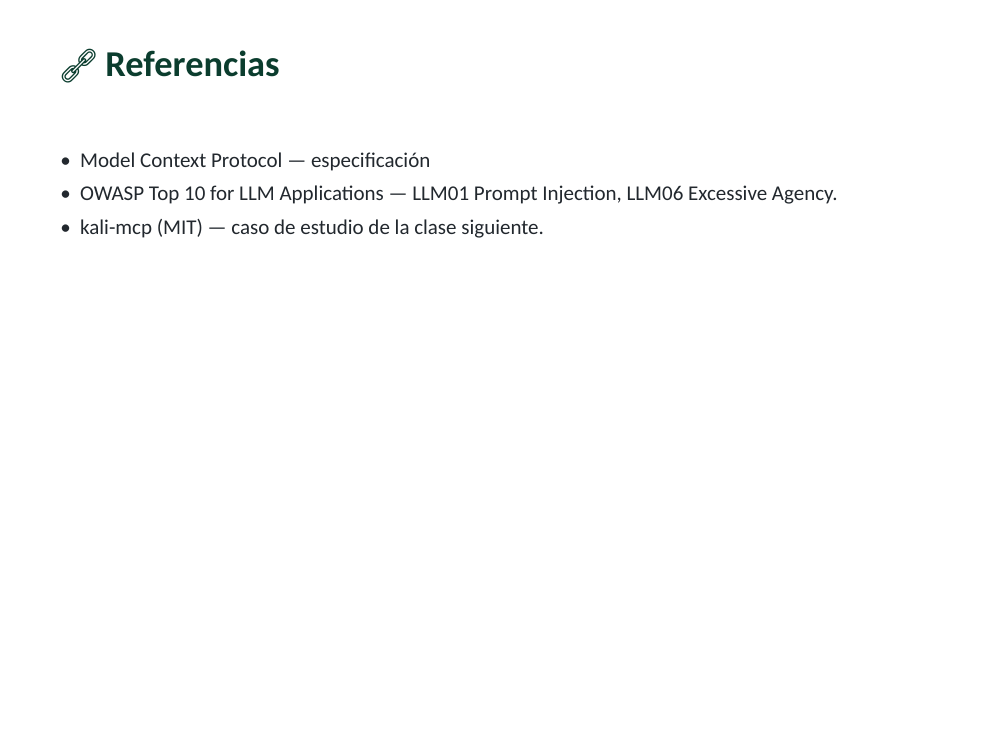
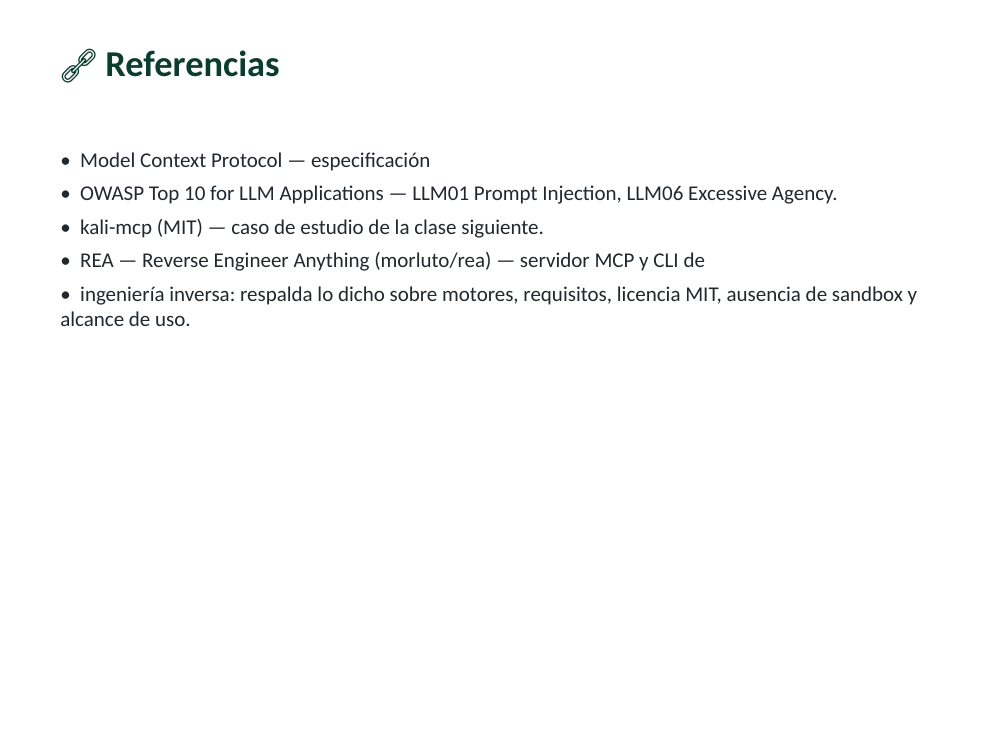
Before and after one commit to vladimiracunadev-create/modern-cybersecurity-program, a slide deck: slide 15 of classes/parte-18-ia-aplicada-a-la-ciberseguridad/332-agentes-de-ia-y-el-model-context-protocol-mcp-para-seguridad/clase-332-presentacion.pptx. Drawn at 1008x756 pixels with LibreOffice and Linux fonts; fonts in the diff are those of the drawing. Boxes give left, top, right and bottom in pixels: in the first picture for what was removed or moved away, otherwise in the second. Text is boxed around its words. In the diff, an @@ line names an element or a change of style, - is before the commit and + after.

```diff
--- a/classes/parte-18-ia-aplicada-a-la-ciberseguridad/332-agentes-de-ia-y-el-model-context-protocol-mcp-para-seguridad/clase-332-presentacion.pptx
+++ b/classes/parte-18-ia-aplicada-a-la-ciberseguridad/332-agentes-de-ia-y-el-model-context-protocol-mcp-para-seguridad/clase-332-presentacion.pptx
@@ text at bbox=[60, 252, 917, 326]: paragraphs added @@
+• REA — Reverse Engineer Anything (morluto/rea) — servidor MCP y CLI de
+• ingeniería inversa: respalda lo dicho sobre motores, requisitos, licencia MIT, ausencia de sandbox y alcance de uso.
```
Also in this commit, not shown: 2 other slides changed, 40 other files.
